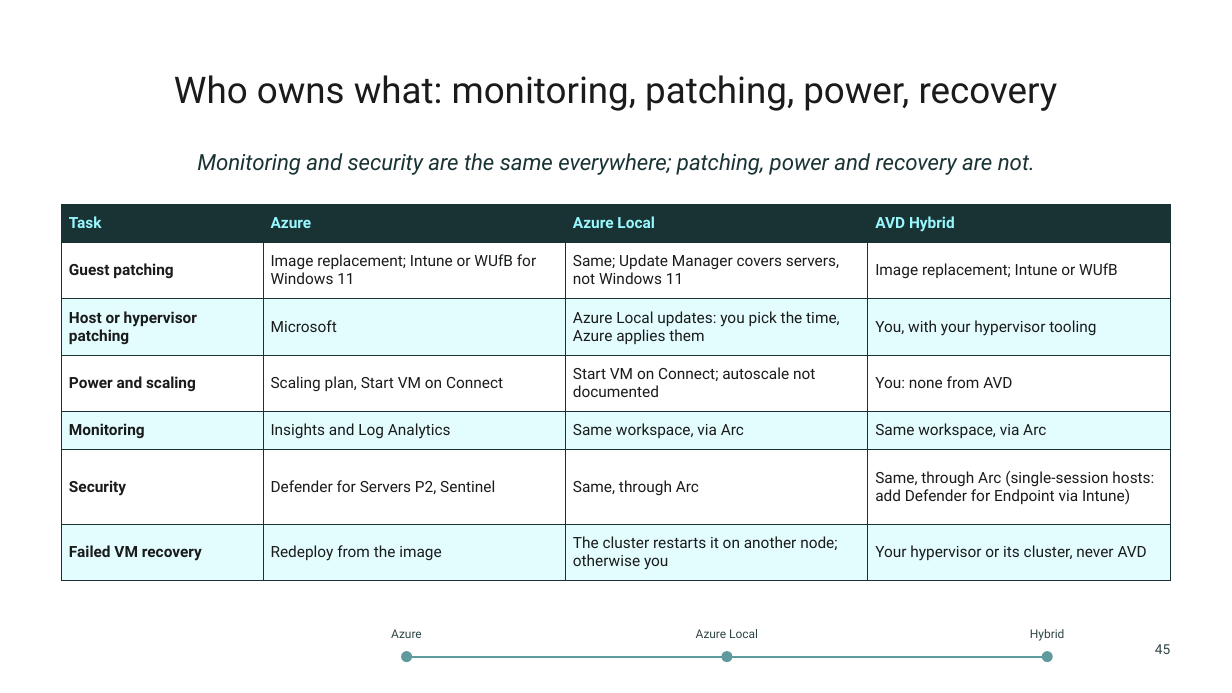
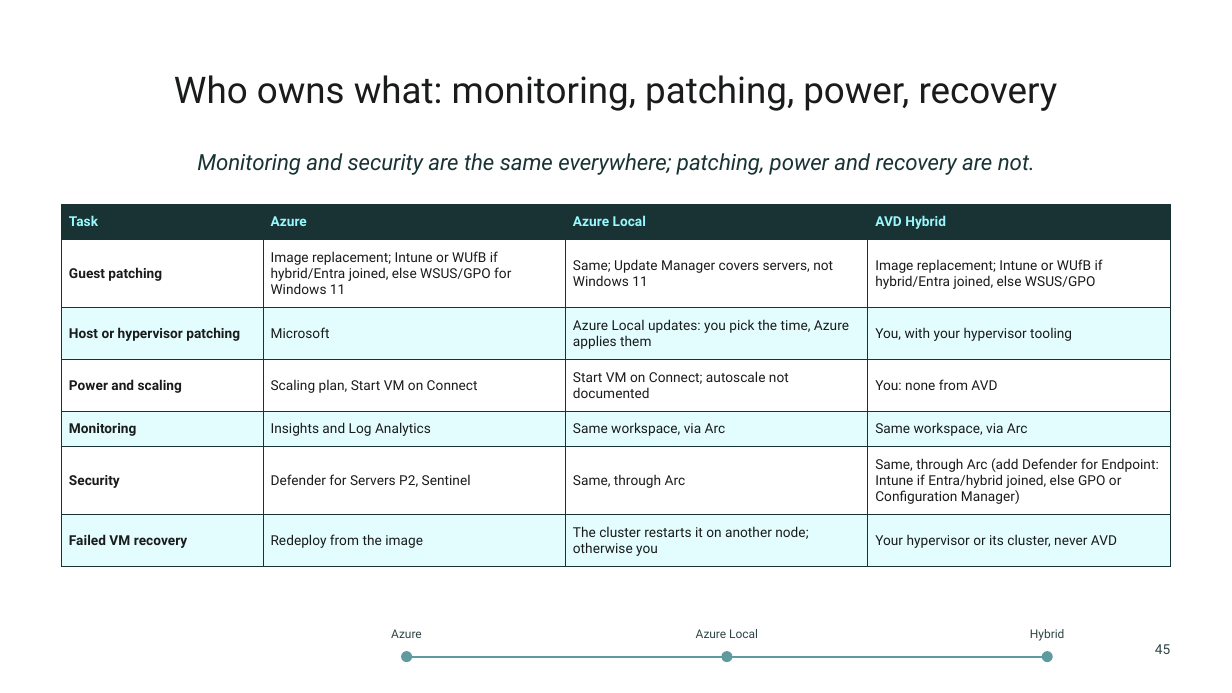
Before and after one commit to thisismydemo/nic2026_avd, a slide deck: slide 45 of presentation/AVD_Anywhere_NIC2026.pptx. Drawn at 1232x693 pixels with LibreOffice and Linux fonts; fonts in the diff are those of the drawing; background and template pictures are left out. Boxes give left, top, right and bottom in pixels: in the first picture for what was removed or moved away, otherwise in the second. Text is boxed around its words. In the diff, an @@ line names an element or a change of style, - is before the commit and + after.

```diff
--- a/presentation/AVD_Anywhere_NIC2026.pptx
+++ b/presentation/AVD_Anywhere_NIC2026.pptx
@@ table at box(62, 205, 1169, 567) @@
-row 2, column 2: Image replacement; Intune or WUfB for Windows 11
+row 2, column 2: Image replacement; Intune or WUfB if hybrid/Entra joined, else WSUS/GPO for Windows 11
-row 2, column 4: Image replacement; Intune or WUfB
+row 2, column 4: Image replacement; Intune or WUfB if hybrid/Entra joined, else WSUS/GPO
-row 6, column 4: Same, through Arc (single-session hosts: add Defender for Endpoint via Intune)
+row 6, column 4: Same, through Arc (add Defender for Endpoint: Intune if Entra/hybrid joined, else GPO or Configuration Manager)
@@ size 9 to 8 pt in "Task", "Azure", "Azure Local", "AVD Hybrid" and 21 more places @@
```
Also in this commit, not shown: 13 other slides changed.
